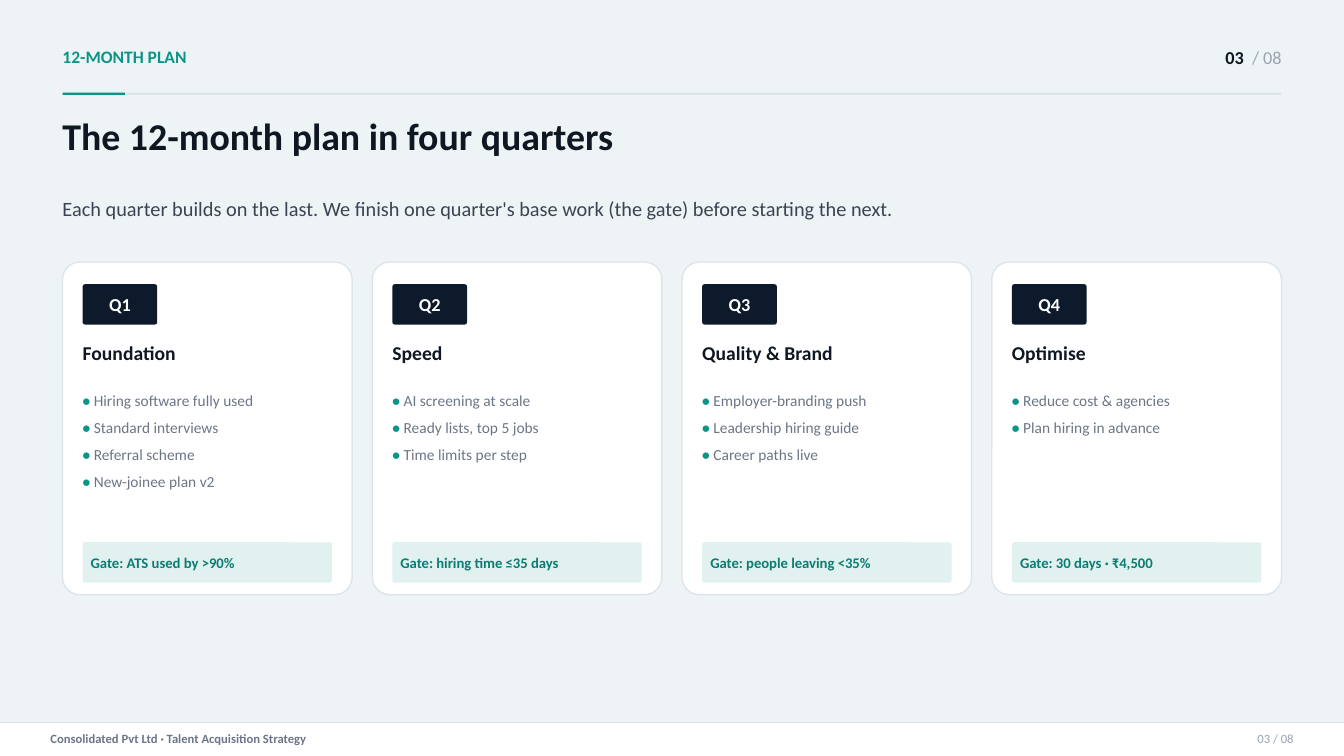
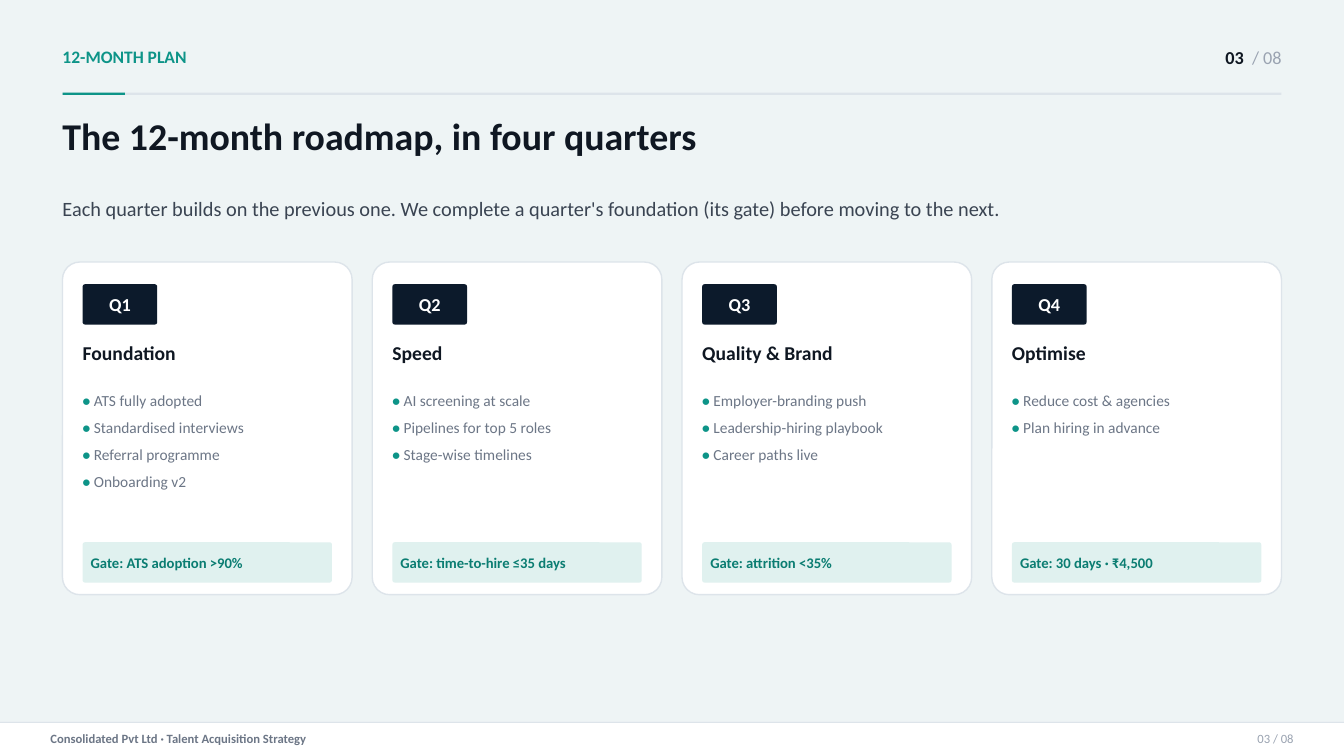
Before and after one commit to mi2arun/ta-strategy-consolidated, a slide deck: slide 4 of TA-Strategy.pptx. Drawn at 1344x756 pixels with LibreOffice and Linux fonts; fonts in the diff are those of the drawing. Boxes give left, top, right and bottom in pixels: in the first picture for what was removed or moved away, otherwise in the second. Text is boxed around its words. In the diff, an @@ line names an element or a change of style, - is before the commit and + after.

```diff
--- a/TA-Strategy.pptx
+++ b/TA-Strategy.pptx
@@ text at <box>62,123,696,156</box>: text changed @@
-The 12-month plan in four quarters
+The 12-month roadmap, in four quarters
@@ text at <box>62,201,999,220</box>: text changed @@
-Each quarter builds on the last. We finish one quarter's base work (the gate) before starting the next.
+Each quarter builds on the previous one. We complete a quarter's foundation (its gate) before moving to the next.
@@ text at <box>94,395,244,490</box>: text changed @@
-• Hiring software fully used
-• Standard interviews
-• Referral scheme
-• New-joinee plan v2
+• ATS fully adopted
+• Standardised interviews
+• Referral programme
+• Onboarding v2
@@ text at <box>404,422,552,463</box>: text changed @@
-• Ready lists, top 5 jobs
-• Time limits per step
+• Pipelines for top 5 roles
+• Stage-wise timelines
@@ text at <box>713,422,883,436</box>: text changed @@
-• Leadership hiring guide
+• Leadership-hiring playbook
@@ text at <box>91,557,243,571</box>: text changed @@
-Gate: ATS used by >90%
+Gate: ATS adoption >90%
@@ text at <box>400,557,565,571</box>: text changed @@
-Gate: hiring time ≤35 days
+Gate: time-to-hire ≤35 days
@@ text at <box>710,557,832,568</box>: text changed @@
-Gate: people leaving <35%
+Gate: attrition <35%
```
Also in this commit, not shown: 9 other slides changed, 3 other files.
